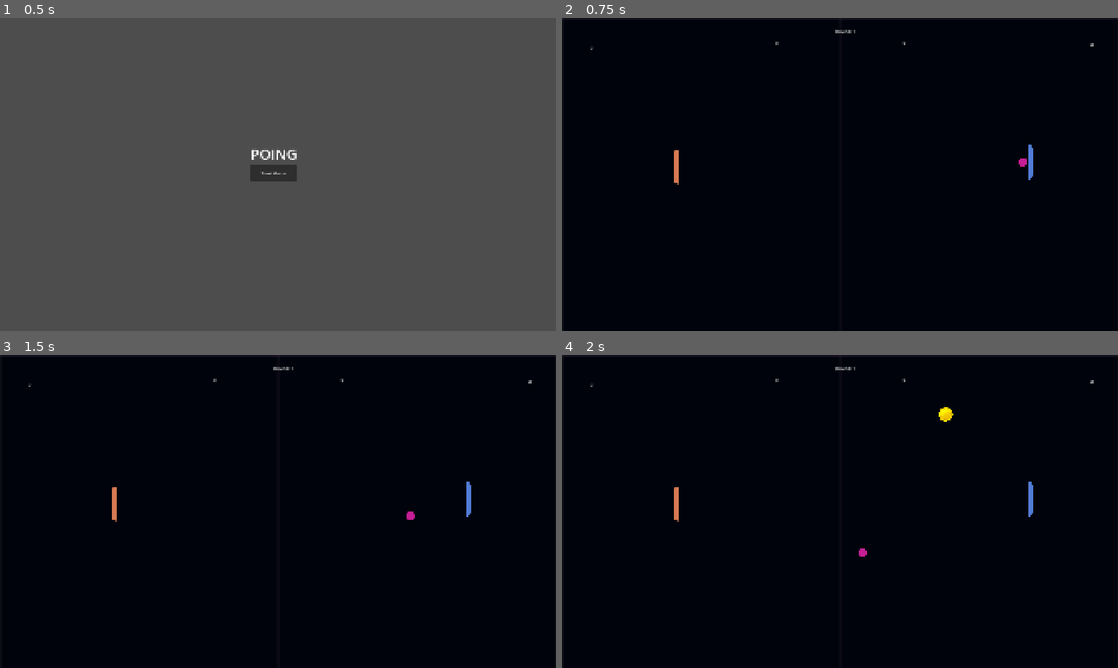
Above: before the commit, frames 1-4 (two rows, left to right).
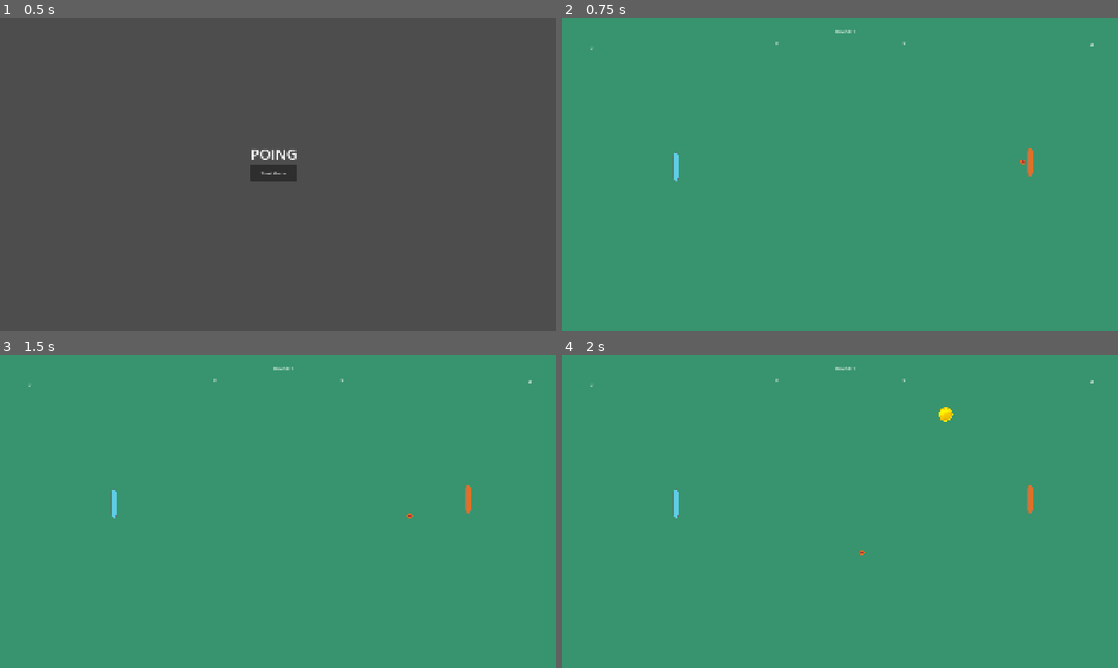
Above: after the commit, the same moments.

Repository: seemantsingh-code/pong-3
Game: Godot game, scene res://menu.tscn
The game is run twice, just before and just after one commit, with the same random seed, the same clock (stepped at 60 frames per second) and the same inputs.
Inputs:
- Up to frame 1 (0.5 s): no input
- Up to frame 2 (0.75 s): click "Start Game" at 0.5 s
- Up to frame 3 (1.5 s): tap Enter (launch_2) at 1.25 s; hold E (deck_right) from 1.28 s (still down); tap Shift (deck_left_2) at 1.35 s
- Up to frame 4 (2 s): keep holding E (deck_right)

Frame 1 is identical in both runs. In frame 2, 100% of the frame differs, in the area x 0-100%, y 0-100%; in frame 3, 100%; in frame 4, 100%.

Commit message:
started working on shitty graphics

Diff:
--- a/ball.tscn
+++ b/ball.tscn
@@ -1,14 +1,14 @@
 [gd_scene load_steps=5 format=3 uid="uid://5x8vpnfjqhqb"]
 
 [ext_resource type="Script" uid="uid://cvr5kudxjnlku" path="res://ball.gd" id="1_41u45"]
-[ext_resource type="Texture2D" uid="uid://b7vsaf1ktiy1" path="res://simple-ping-pong-2Dgame-assets/arts/Ball.png" id="1_x8fbi"]
+[ext_resource type="Texture2D" uid="uid://b0ssny2jcik83" path="res://simple-ping-pong-2Dgame-assets/aseprite/ball.png" id="2_41u45"]
 
 [sub_resource type="PhysicsMaterial" id="PhysicsMaterial_41u45"]
 friction = 0.0
 bounce = 1.0
 
 [sub_resource type="CircleShape2D" id="CircleShape2D_41u45"]
-radius = 15.1327
+radius = 9.05539
 
 [node name="ball" type="RigidBody2D"]
 disable_mode = 2
@@ -19,9 +19,11 @@
 script = ExtResource("1_41u45")
 
 [node name="Sprite2D" type="Sprite2D" parent="."]
-texture = ExtResource("1_x8fbi")
+position = Vector2(0, 1)
+texture = ExtResource("2_41u45")
 
 [node name="CollisionShape2D" type="CollisionShape2D" parent="."]
+position = Vector2(-1, 0)
 shape = SubResource("CircleShape2D_41u45")
 
 [connection signal="body_entered" from="." to="." method="_on_body_entered"]
--- a/game.tscn
+++ b/game.tscn
@@ -1,8 +1,8 @@
 [gd_scene load_steps=10 format=3 uid="uid://bxj0e5evorta3"]
 
-[ext_resource type="Texture2D" uid="uid://bgh2q1d6b6k6l" path="res://simple-ping-pong-2Dgame-assets/arts/Board.png" id="1_80nbo"]
 [ext_resource type="Script" uid="uid://6qd7rfbaq76x" path="res://game.gd" id="1_vef74"]
 [ext_resource type="PackedScene" uid="uid://yu0ho1lleu76" path="res://player_1.tscn" id="2_e2o6t"]
+[ext_resource type="Texture2D" uid="uid://dh0gellqomgm8" path="res://simple-ping-pong-2Dgame-assets/aseprite/background.png" id="2_vef74"]
 [ext_resource type="PackedScene" uid="uid://bklfu8mrebj0y" path="res://player_2.tscn" id="3_feb5d"]
 [ext_resource type="PackedScene" uid="uid://br383wevkv0wn" path="res://boundry.tscn" id="4_fc0e3"]
 [ext_resource type="PackedScene" uid="uid://dumxb1xpc3ypl" path="res://line_left.tscn" id="5_ryrav"]
@@ -14,10 +14,10 @@
 script = ExtResource("1_vef74")
 
 [node name="TextureRect" type="TextureRect" parent="."]
-offset_right = 1143.0
-offset_bottom = 648.0
-scale = Vector2(1.68, 1.68)
-texture = ExtResource("1_80nbo")
+offset_right = 1920.0
+offset_bottom = 1080.0
+scale = Vector2(0.999999, 1)
+texture = ExtResource("2_vef74")
 
 [node name="player_1" parent="." instance=ExtResource("2_e2o6t")]
 position = Vector2(392, 512)
--- a/player_1.tscn
+++ b/player_1.tscn
@@ -1,16 +1,16 @@
 [gd_scene load_steps=4 format=3 uid="uid://yu0ho1lleu76"]
 
 [ext_resource type="Script" uid="uid://d755qea5eeqb" path="res://player_1.gd" id="1_bxx23"]
-[ext_resource type="Texture2D" uid="uid://dri8h6wqgl30q" path="res://simple-ping-pong-2Dgame-assets/arts/Player.png" id="1_squ5q"]
+[ext_resource type="Texture2D" uid="uid://uotcdjxu7nde" path="res://simple-ping-pong-2Dgame-assets/aseprite/player1.png" id="2_bxx23"]
 
 [sub_resource type="RectangleShape2D" id="RectangleShape2D_bxx23"]
-size = Vector2(20, 126)
+size = Vector2(20, 100)
 
 [node name="player_1" type="CharacterBody2D"]
 script = ExtResource("1_bxx23")
 
 [node name="Paddle" type="Sprite2D" parent="."]
-texture = ExtResource("1_squ5q")
+texture = ExtResource("2_bxx23")
 flip_h = true
 
 [node name="CollisionShape2D" type="CollisionShape2D" parent="."]
--- a/player_2.tscn
+++ b/player_2.tscn
@@ -1,16 +1,16 @@
 [gd_scene load_steps=4 format=3 uid="uid://bklfu8mrebj0y"]
 
 [ext_resource type="Script" uid="uid://dp6ov584qutdn" path="res://player_2.gd" id="1_8xjnt"]
-[ext_resource type="Texture2D" uid="uid://cr7548jtjx5s4" path="res://simple-ping-pong-2Dgame-assets/arts/Computer.png" id="2_ufh5k"]
+[ext_resource type="Texture2D" uid="uid://dtcv7wndvxh56" path="res://simple-ping-pong-2Dgame-assets/aseprite/player2.png" id="2_8xjnt"]
 
 [sub_resource type="RectangleShape2D" id="RectangleShape2D_bxx23"]
-size = Vector2(20, 126)
+size = Vector2(20, 100)
 
 [node name="player_2" type="CharacterBody2D"]
 script = ExtResource("1_8xjnt")
 
 [node name="Paddle" type="Sprite2D" parent="."]
-texture = ExtResource("2_ufh5k")
+texture = ExtResource("2_8xjnt")
 flip_h = true
 
 [node name="CollisionShape2D" type="CollisionShape2D" parent="."]
Binary file added: simple-ping-pong-2Dgame-assets/aseprite/background.aseprite
Binary file added: simple-ping-pong-2Dgame-assets/aseprite/background.png
Not shown, added: simple-ping-pong-2Dgame-assets/aseprite/background.png.import
Binary file added: simple-ping-pong-2Dgame-assets/aseprite/ball.aseprite
Binary file added: simple-ping-pong-2Dgame-assets/aseprite/ball.png
Not shown, added: simple-ping-pong-2Dgame-assets/aseprite/ball.png.import
Binary file added: simple-ping-pong-2Dgame-assets/aseprite/player1.aseprite
Binary file added: simple-ping-pong-2Dgame-assets/aseprite/player1.png
Not shown, added: simple-ping-pong-2Dgame-assets/aseprite/player1.png.import
Binary file added: simple-ping-pong-2Dgame-assets/aseprite/player2.aseprite
Binary file added: simple-ping-pong-2Dgame-assets/aseprite/player2.png
Not shown, added: simple-ping-pong-2Dgame-assets/aseprite/player2.png.import
